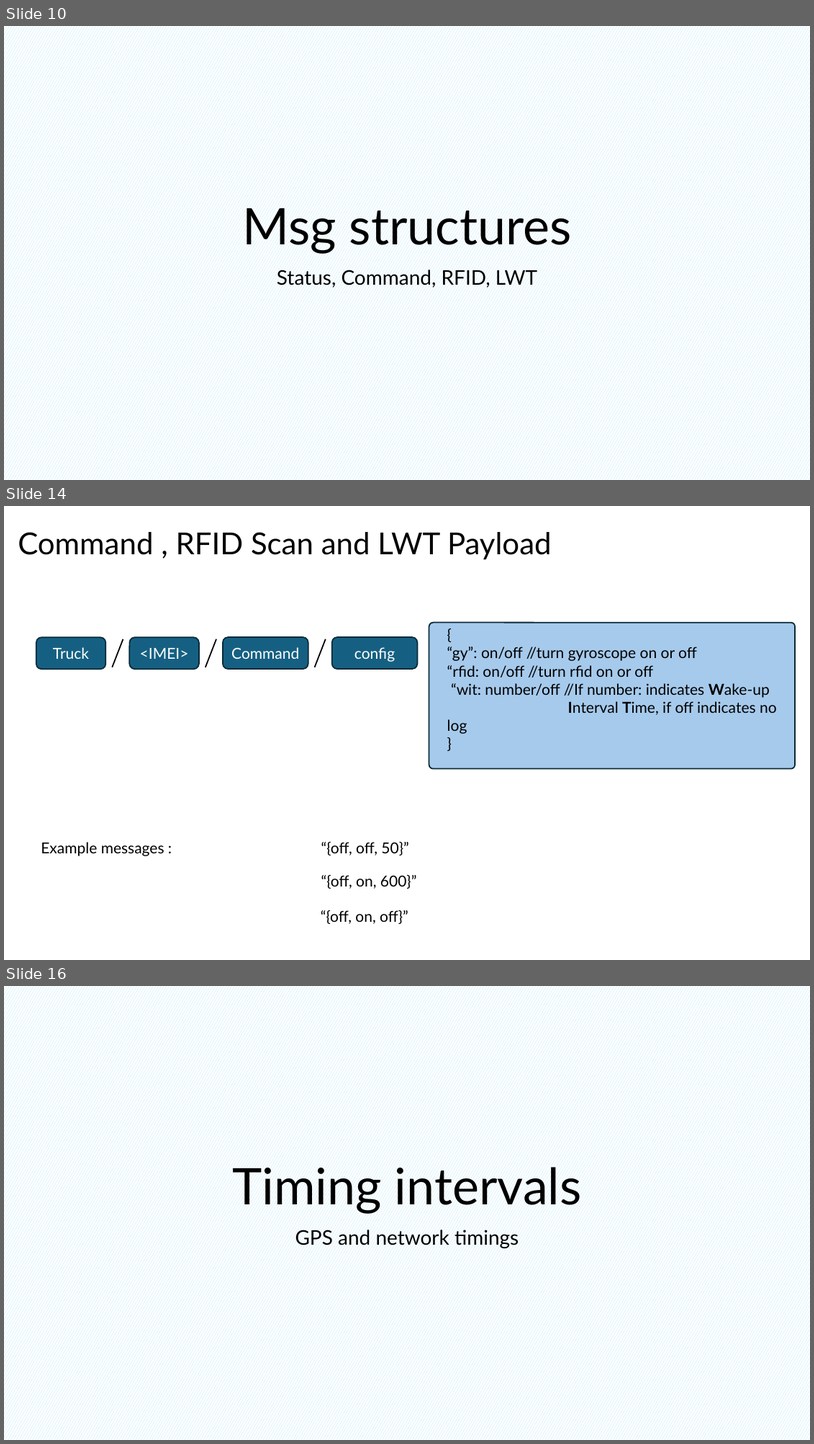
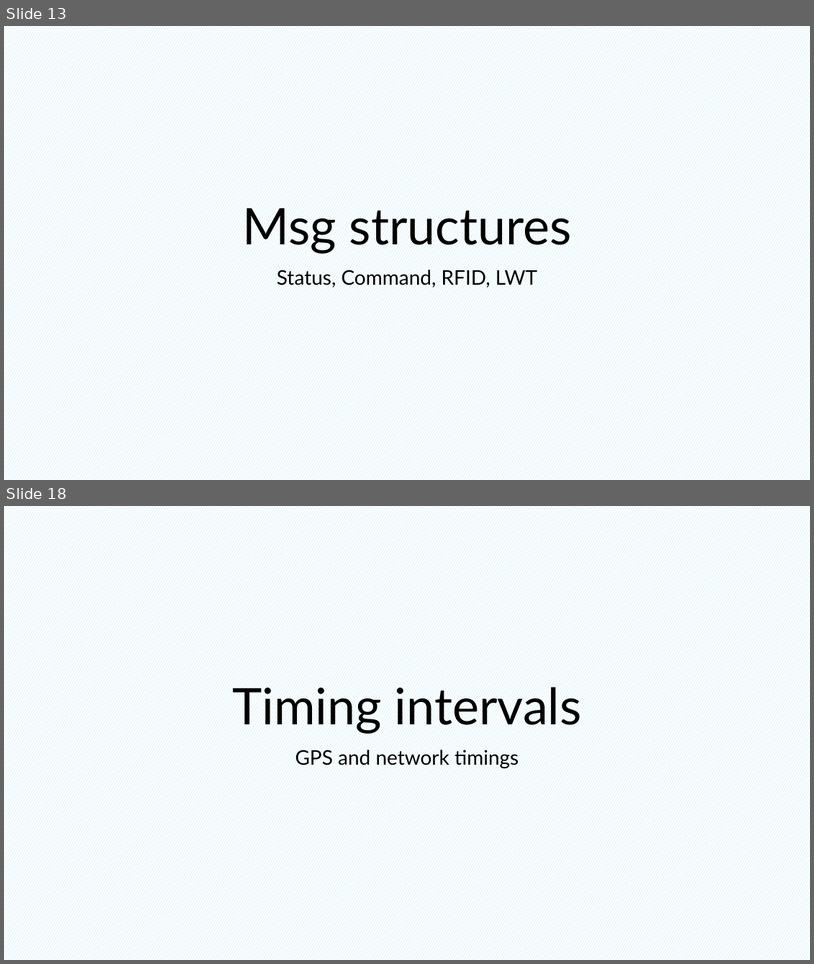
Before and after one commit to hamidrezaHemati/MQTT-AutoLock, a slide deck: Structure/Communication Workflow — MQTT Design & Architecture.pptx. Shown one above the other, each under a label of ours: slides 10, 14 and 16 before the commit, slides 13 and 18 after it; the slides between them are not shown. The pictures are 814x1444 and 814x964 pixels, drawn with LibreOffice and Linux fonts; fonts in the diff are those of the drawing. Boxes give left, top, right and bottom in pixels: in the first picture for what was removed or moved away, otherwise in the second. Text is boxed around its words. In the diff, an @@ line names an element or a change of style, - is before the commit and + after.

```diff
--- a/Structure/Communication Workflow — MQTT Design & Architecture.pptx
+++ b/Structure/Communication Workflow — MQTT Design & Architecture.pptx
@@ slide 14 removed at [4, 506, 810, 960], background #FFFFFF @@
@@ title removed at [18, 532, 552, 560] @@
-Command , RFID Scan and LWT Payload
@@ rounded rectangle removed at [430, 622, 795, 769] @@
@@ rounded rectangle removed at [36, 637, 106, 669] @@
-Truck
@@ line removed from (124, 639) to (112, 667) @@
@@ rounded rectangle removed at [130, 637, 199, 669] @@
-<IMEI>
@@ line removed from (216, 639) to (206, 667) @@
@@ rounded rectangle removed at [223, 637, 309, 669] @@
-Command
@@ line removed from (326, 639) to (315, 667) @@
@@ rounded rectangle removed at [332, 637, 418, 669] @@
-config
@@ text removed at [448, 646, 777, 734] @@
-{
-“gy”: on/off //turn gyroscope on or off
-“rfid: on/off //turn rfid on or off
-“wit: number/off //If number: indicates Wake-up Interval Time, if off indicates no log
-}
@@ text removed at [41, 842, 165, 856] @@
-Example messages :
@@ text removed at [322, 842, 409, 855] @@
-“{off, off, 50}”
@@ text removed at [322, 875, 417, 888] @@
-“{off, on, 600}”
@@ text removed at [321, 910, 409, 924] @@
-“{off, on, off}”
@@ what was slide 10 is now slide 13 @@
@@ what was slide 16 is now slide 18 @@
```
Also in this commit, not shown: 6 slides changed, 5 slides added, 1 other slide removed, 4 other files.
